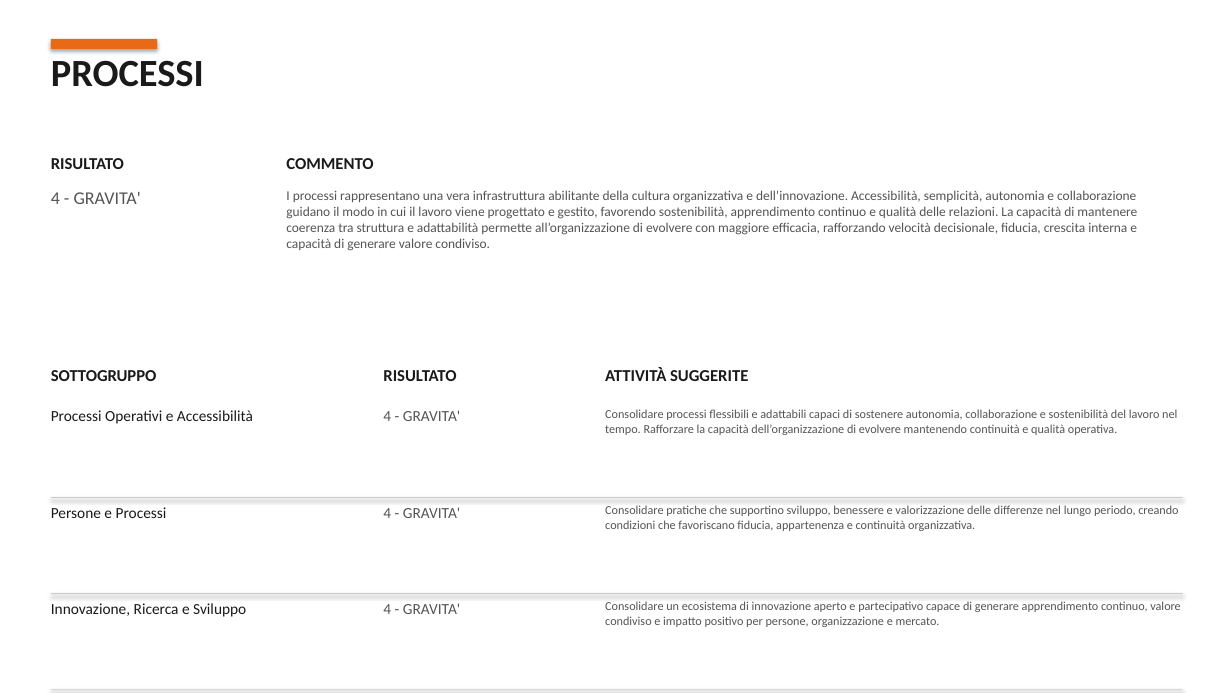
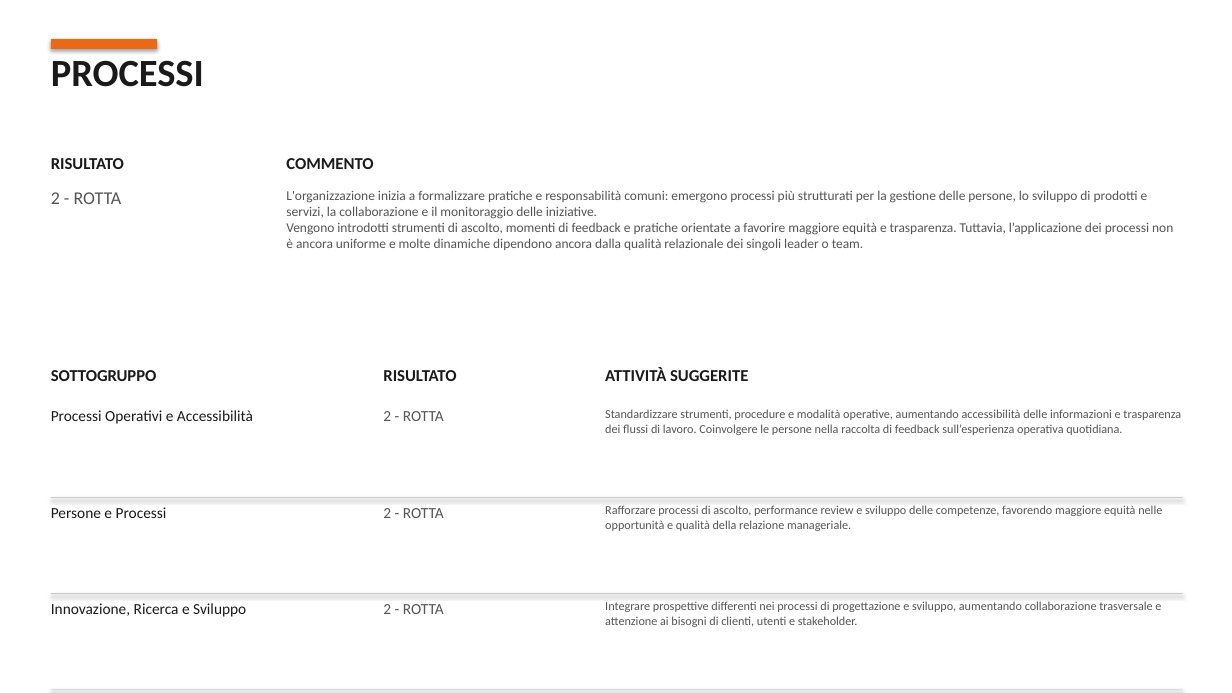
Before and after one commit to Frenz86/OsservatorioGalactica, a slide deck: slide 5 of template_esempio_compilato.pptx. Drawn at 1232x693 pixels with LibreOffice and Linux fonts; fonts in the diff are those of the drawing. Boxes give left, top, right and bottom in pixels: in the first picture for what was removed or moved away, otherwise in the second. Text is boxed around its words. In the diff, an @@ line names an element or a change of style, - is before the commit and + after.

```diff
--- a/template_esempio_compilato.pptx
+++ b/template_esempio_compilato.pptx
@@ text at box(51, 192, 122, 204): text changed @@
-4 - GRAVITA'
+2 - ROTTA
@@ text at box(286, 190, 1173, 251): text changed @@
-I processi rappresentano una vera infrastruttura abilitante della cultura organizzativa e dell’innovazione. Accessibilità, semplicità, autonomia e collaborazione guidano il modo in cui il lavoro viene progettato e gestito, favorendo sostenibilità, apprendimento continuo e qualità delle relazioni. La capacità di mantenere coerenza tra struttura e adattabilità permette all’organizzazione di evolvere con maggiore efficacia, rafforzando velocità decisionale, fiducia, crescita interna e capacità di generare valore condiviso.
+L'organizzazione inizia a formalizzare pratiche e responsabilità comuni: emergono processi più strutturati per la gestione delle persone, lo sviluppo di prodotti e servizi, la collaborazione e il monitoraggio delle iniziative.
+Vengono introdotti strumenti di ascolto, momenti di feedback e pratiche orientate a favorire maggiore equità e trasparenza. Tuttavia, l’applicazione dei processi non è ancora uniforme e molte dinamiche dipendono ancora dalla qualità relazionale dei singoli leader o team.
@@ text at box(383, 411, 444, 421): text changed @@
-4 - GRAVITA'
+2 - ROTTA
@@ text at box(605, 409, 1181, 435): text changed @@
-Consolidare processi flessibili e adattabili capaci di sostenere autonomia, collaborazione e sostenibilità del lavoro nel tempo. Rafforzare la capacità dell’organizzazione di evolvere mantenendo continuità e qualità operativa.
+Standardizzare strumenti, procedure e modalità operative, aumentando accessibilità delle informazioni e trasparenza dei flussi di lavoro. Coinvolgere le persone nella raccolta di feedback sull’esperienza operativa quotidiana.
@@ text at box(383, 508, 444, 518): text changed @@
-4 - GRAVITA'
+2 - ROTTA
@@ text at box(605, 505, 1162, 531): text changed @@
-Consolidare pratiche che supportino sviluppo, benessere e valorizzazione delle differenze nel lungo periodo, creando condizioni che favoriscano fiducia, appartenenza e continuità organizzativa.
+Rafforzare processi di ascolto, performance review e sviluppo delle competenze, favorendo maggiore equità nelle opportunità e qualità della relazione manageriale.
@@ text at box(383, 604, 444, 614): text changed @@
-4 - GRAVITA'
+2 - ROTTA
@@ text at box(605, 601, 1161, 627): text changed @@
-Consolidare un ecosistema di innovazione aperto e partecipativo capace di generare apprendimento continuo, valore condiviso e impatto positivo per persone, organizzazione e mercato.
+Integrare prospettive differenti nei processi di progettazione e sviluppo, aumentando collaborazione trasversale e attenzione ai bisogni di clienti, utenti e stakeholder.
```
Also in this commit, not shown: 4 other slides changed, 1 slide added, 1 slide removed, 4 other files.
